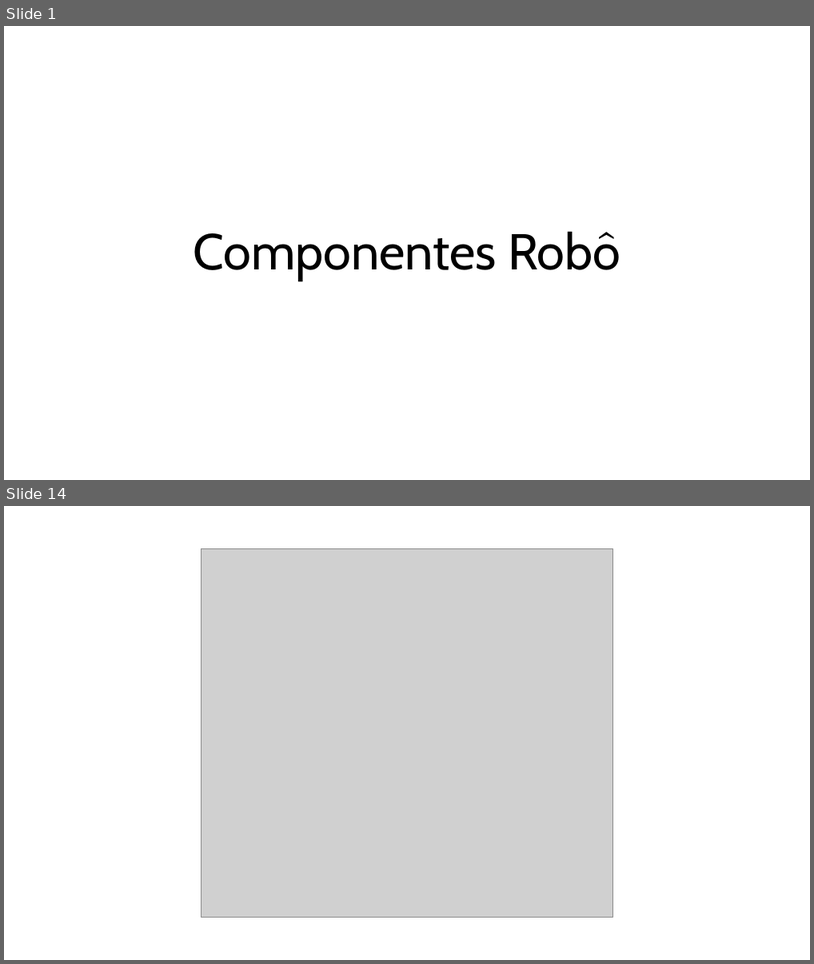
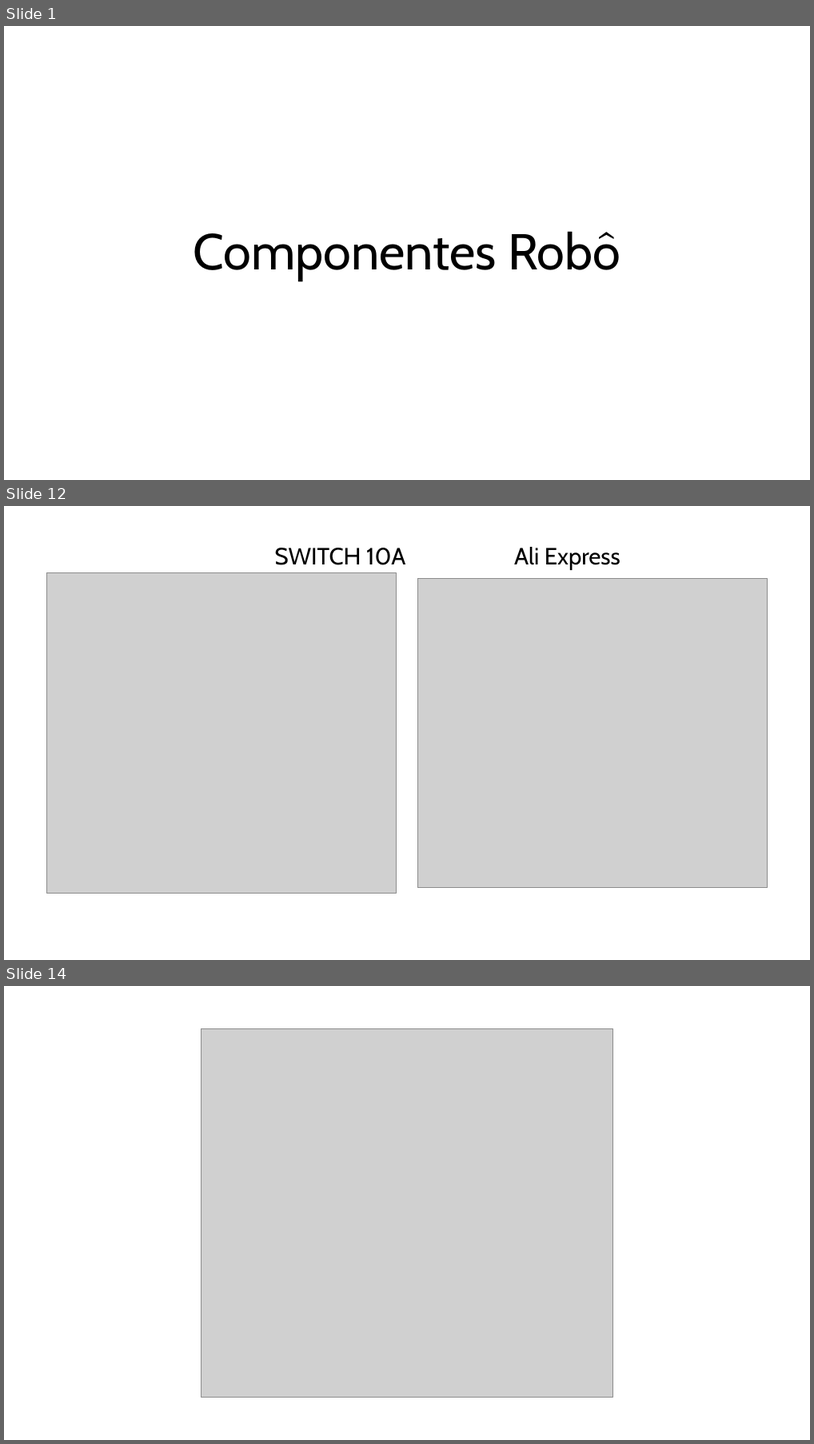
Before and after one commit to lg670/Dragster_Efanor26, a slide deck: Componentes_Robô.pptx. Shown one above the other, each under a label of ours: slides 1 and 14 before the commit, slides 1, 12 and 14 after it; the slides between them are not shown. The pictures are 814x964 and 814x1444 pixels, drawn with LibreOffice and Linux fonts; fonts in the diff are those of the drawing; grey boxes stand for pictures. Boxes give left, top, right and bottom in pixels: in the first picture for what was removed or moved away, otherwise in the second. Text is boxed around its words. In the diff, an @@ line names an element or a change of style, - is before the commit and + after.

```diff
--- a/Componentes_Robô.pptx
+++ b/Componentes_Robô.pptx
@@ slide 12 added at [4,506,810,960], background #FFFFFF @@
@@ text added at [275,548,406,565], 28 pt, text #000000 @@
+SWITCH 10A
@@ text added at [514,547,621,570], 28 pt, text #000000 @@
+Ali Express
@@ picture added at [46,572,397,892] @@
@@ picture added at [418,579,768,887] @@
```
Also in this commit, not shown: 11 other slides added, 12 slides removed.
